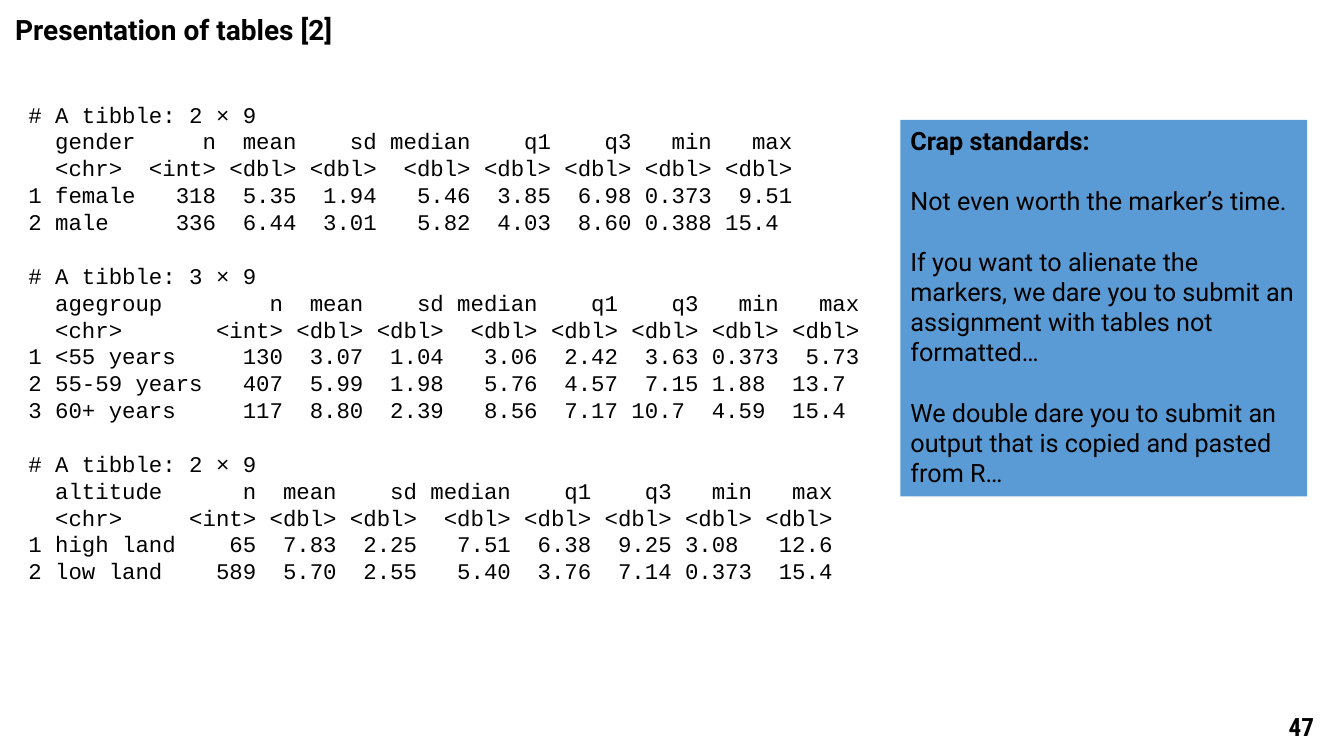
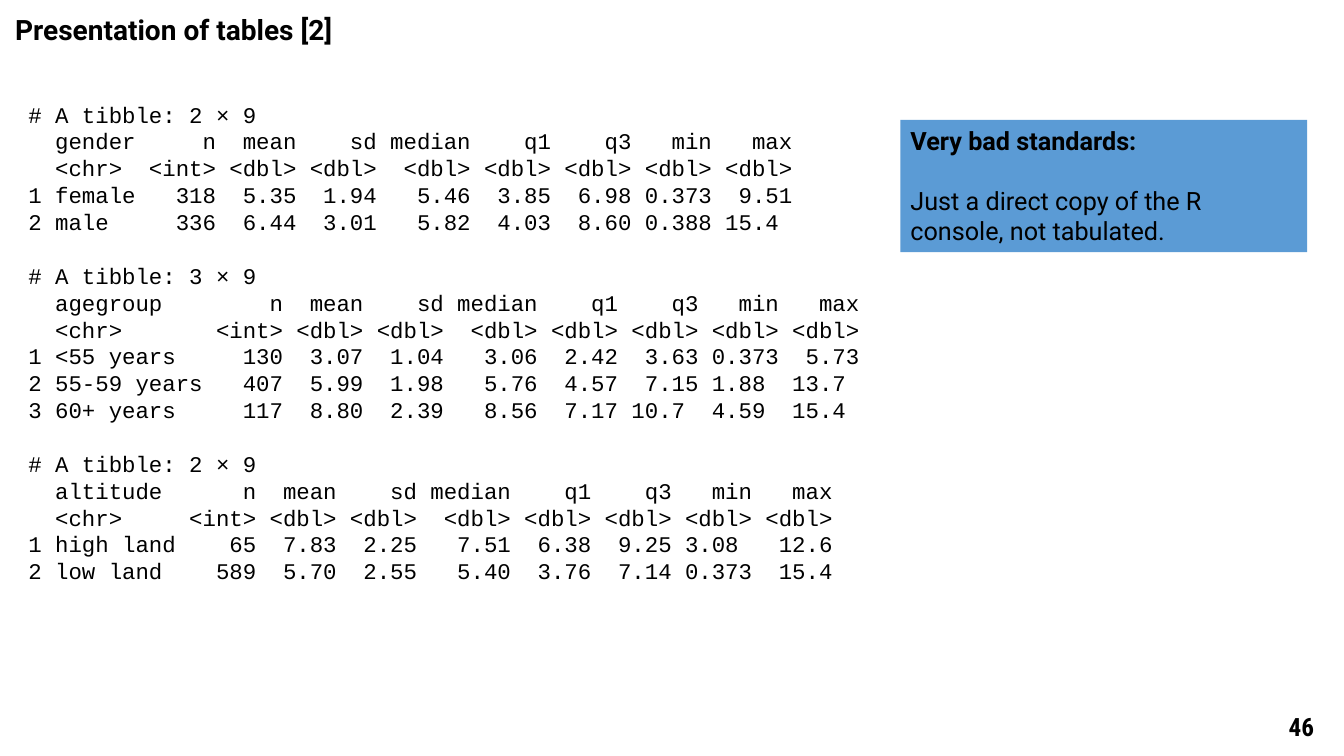
Before and after one commit to ucl-pols8-2526/POLS0008, a slide deck: slide 46 of Lecture_notes_ppts/POLS0008-2025-26 Week 2 Examining Data.pptx (slide 47 before the commit). Drawn at 1344x756 pixels with LibreOffice and Linux fonts; fonts in the diff are those of the drawing. Boxes give left, top, right and bottom in pixels: in the first picture for what was removed or moved away, otherwise in the second. Text is boxed around its words. In the diff, an @@ line names an element or a change of style, - is before the commit and + after.

```diff
--- a/Lecture_notes_ppts/POLS0008-2025-26 Week 2 Examining Data.pptx
+++ b/Lecture_notes_ppts/POLS0008-2025-26 Week 2 Examining Data.pptx
@@ rectangle "Very bad standards:": place and size @@
-rectangle "Very bad standards:" at box(900, 120, 1307, 497)
+rectangle "Very bad standards:" at box(900, 120, 1307, 252)
@@ text in rectangle at box(910, 131, 1202, 244): text changed @@
-Crap standards:
-Not even worth the marker’s time.
-If you want to alienate the markers, we dare you to submit an assignment with tables not formatted…
-We double dare you to submit an output that is copied and pasted from R…
+Very bad standards:
+Just a direct copy of the R console, not tabulated.
@@ page number at box(1289, 718, 1314, 737): text changed @@
-47
+46
```
Also in this commit, not shown: 7 other slides changed, 1 slide removed, 1 other file.
